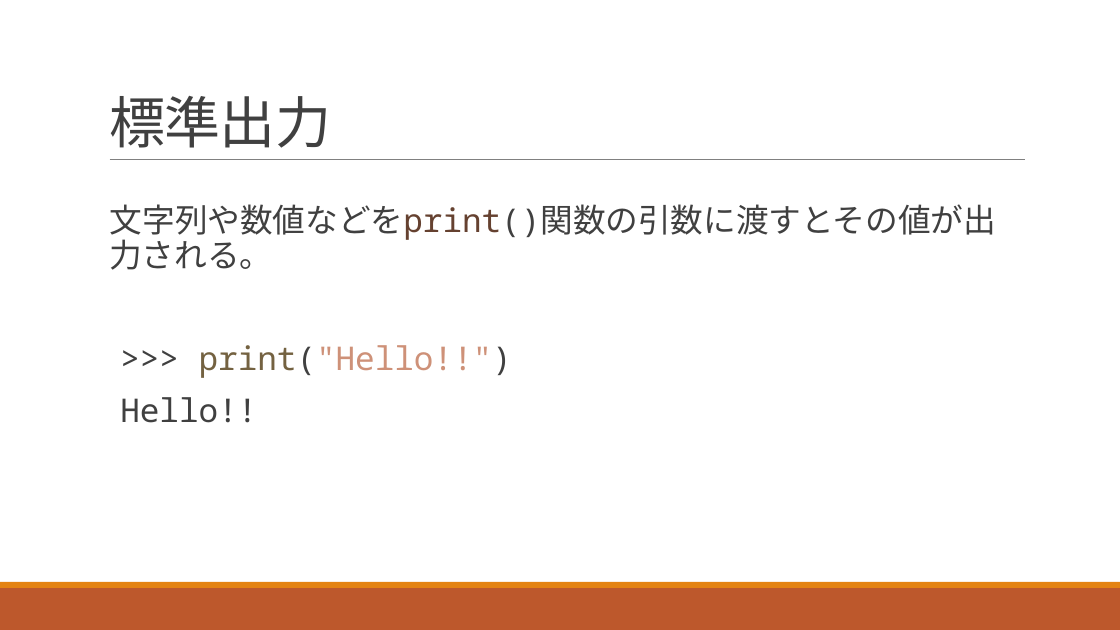
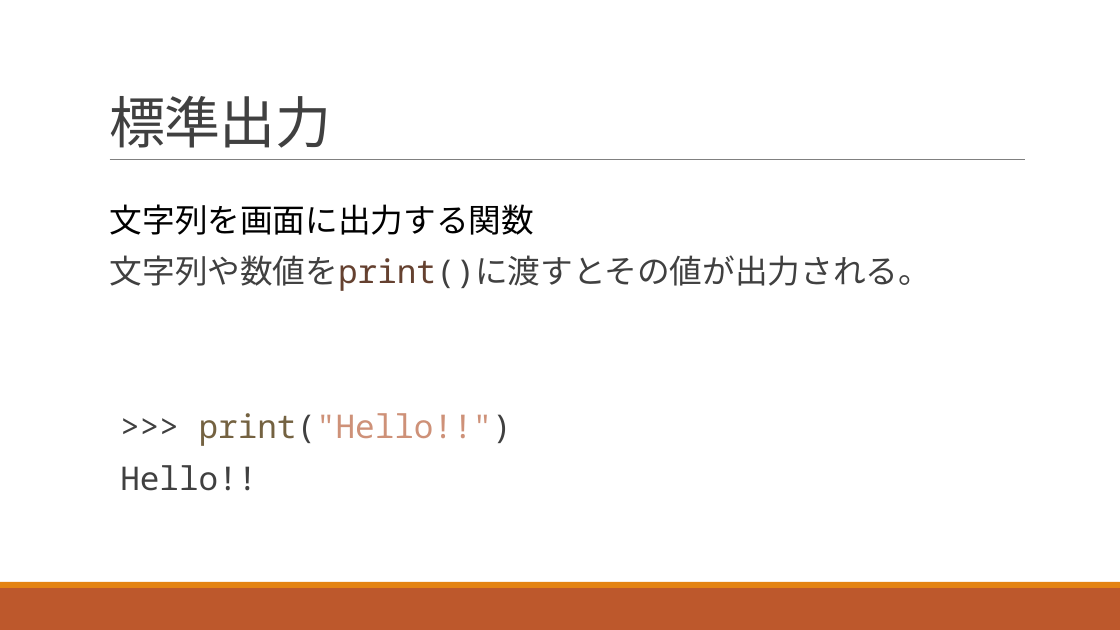
Before and after one commit to navy1634/Teach, a slide deck: slide 14 of 20230530/unit1.pptx (slide 5 before the commit). Drawn at 1120x630 pixels with LibreOffice and Linux fonts; fonts in the diff are those of the drawing. Boxes give left, top, right and bottom in pixels: in the first picture for what was removed or moved away, otherwise in the second. Text is boxed around its words. In the diff, an @@ line names an element or a change of style, - is before the commit and + after.

```diff
--- a/20230530/unit1.pptx
+++ b/20230530/unit1.pptx
@@ text at [110,204,931,291]: text changed @@
-  文字列や数値などをprint()関数の引数に渡すとその値が出力される。
+  文字列を画面に出力する関数
+  文字列や数値をprint()に渡すとその値が出力される。
```
Also in this commit, not shown: 10 other slides changed, 15 slides added, 1 slide removed, 2 other files.
